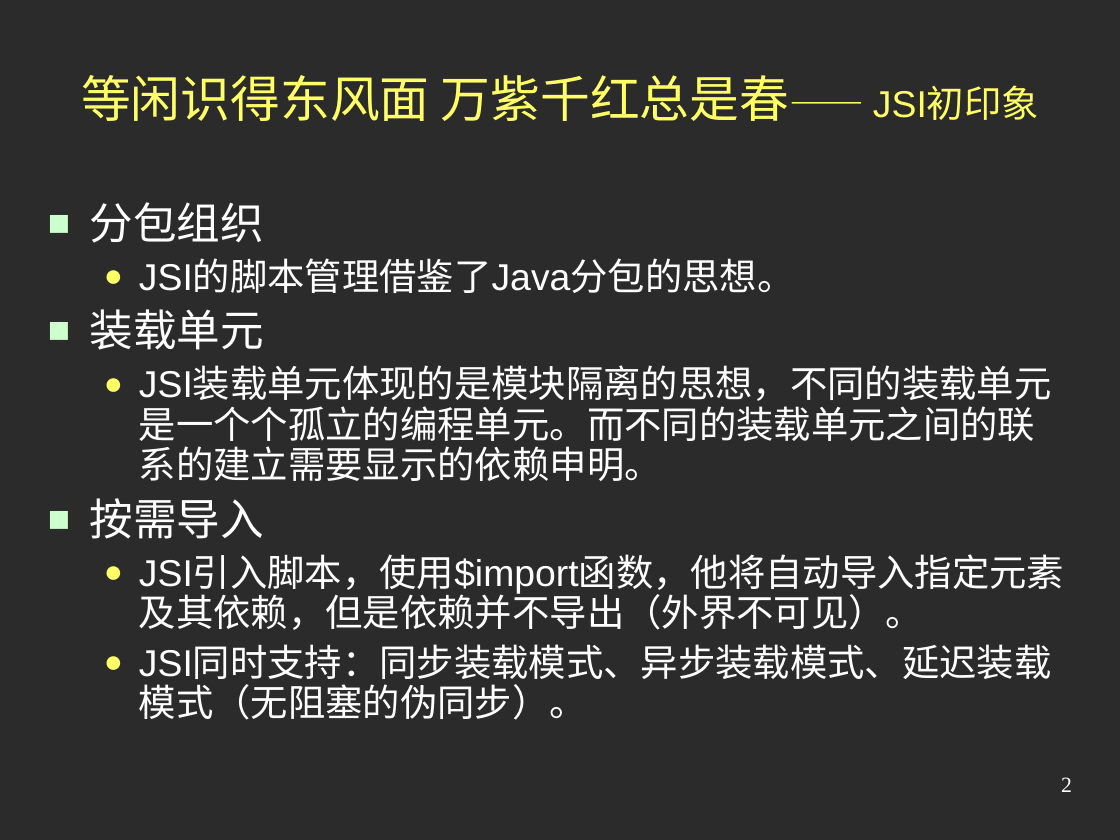
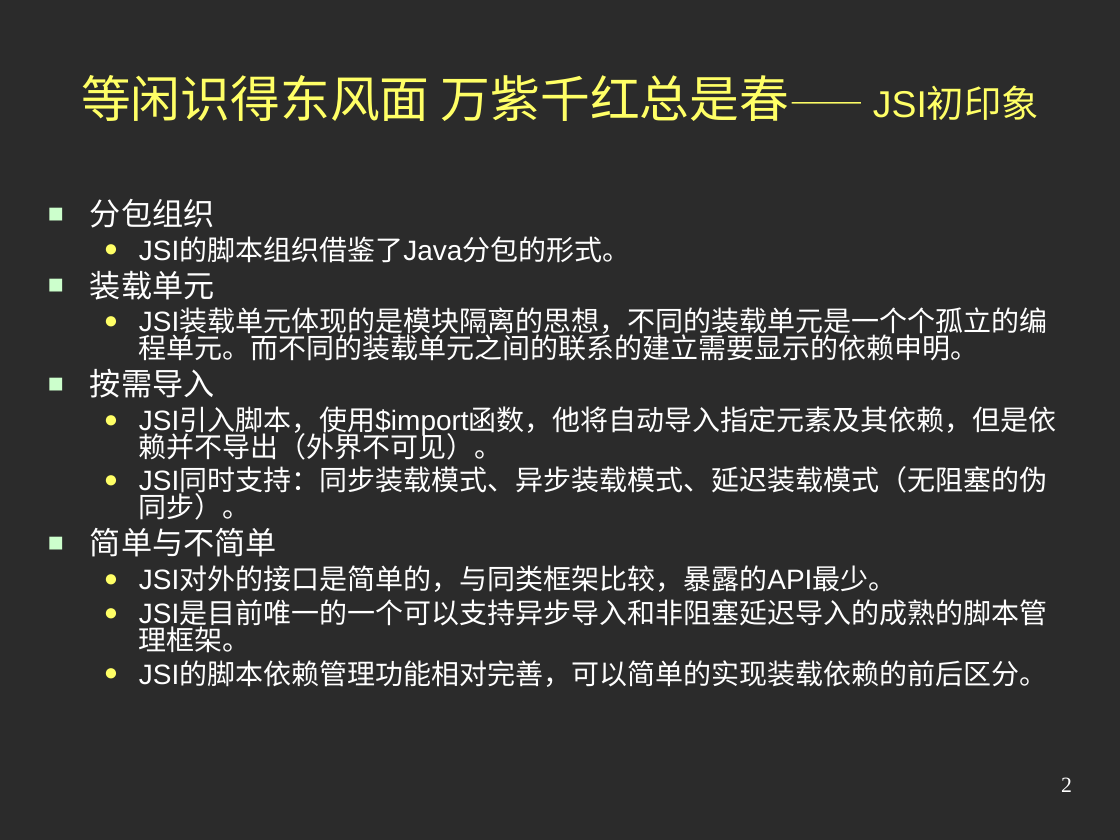
Before and after one commit to jindw/jsi, a slide deck: slide 2 of trunk/JSI2/web/doc/Preview2.ppt. Drawn at 1120x840 pixels with LibreOffice and Linux fonts; fonts in the diff are those of the drawing; background and template pictures are left out; a plain dark background stands for a picture behind light text. Boxes give left, top, right and bottom in pixels: in the first picture for what was removed or moved away, otherwise in the second. Text is boxed around its words. In the diff, an @@ line names an element or a change of style, - is before the commit and + after.

```diff
--- a/trunk/JSI2/web/doc/Preview2.ppt
+++ b/trunk/JSI2/web/doc/Preview2.ppt
@@ text at (90, 199, 1057, 520): size 28 to 20 pt in "分包组织", "装载单元", "按需导入"; size 24 to 18 pt in "JSI装载单元体现的是模块隔离的思想，不同的装载单元是一个个孤立的编程单元。而不同的装载单元之间的联系的建立需要显示的依 ...", "JSI引入脚本，使用$import函数，他将自动导入指定元素及其依赖，但是依赖并不导出（外界不可见）。", "JSI同时支持：同步装载模式、异步装载模式、延迟装载模式（无阻塞的伪同步）。"; line spacing 0.9 to 0.8; less space between paragraphs @@
@@ text at (139, 238, 631, 263): text changed; size 24 to 18 pt @@
-  ● JSI的脚本管理借鉴了Java分包的思想。
+  ● JSI的脚本组织借鉴了Java分包的形式。
@@ text at (90, 528, 1047, 687): paragraphs added @@
+■ 简单与不简单
+  ● JSI对外的接口是简单的，与同类框架比较，暴露的API最少。
+  ● JSI是目前唯一的一个可以支持异步导入和非阻塞延迟导入的成熟的脚本管理框架。
+  ● JSI的脚本依赖管理功能相对完善，可以简单的实现装载依赖的前后区分。
```
Also in this commit, not shown: 5 other slides changed, 5 other files.
